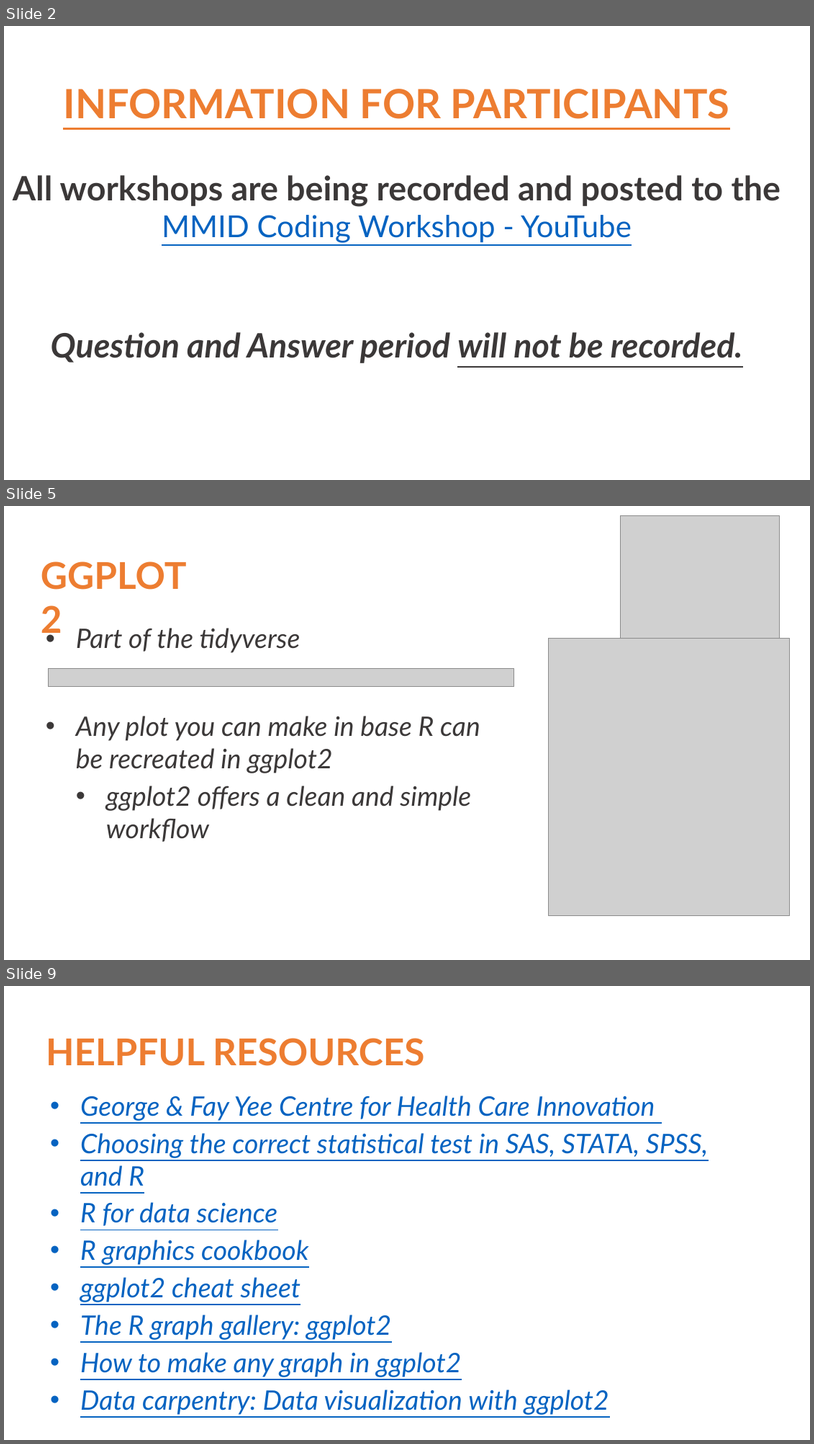
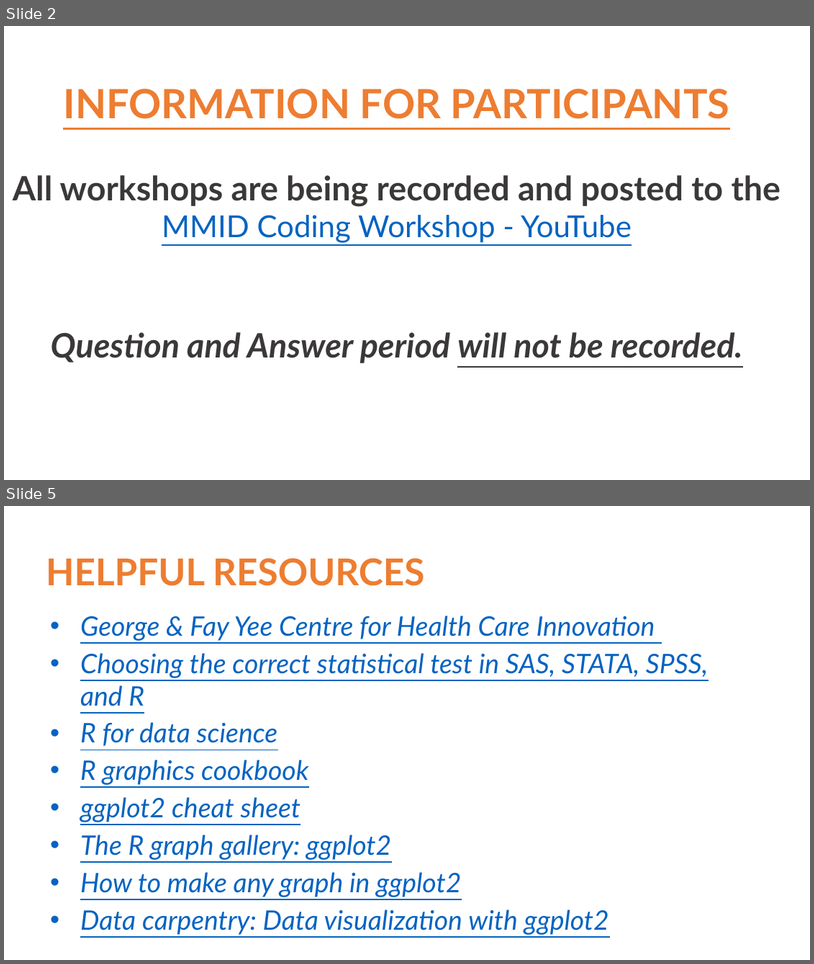
Before and after one commit to sam-a-lee/mmid_ggplot_workship, a slide deck: 2022-01-10_MMID_slides.pptx. Shown one above the other, each under a label of ours: slides 2, 5 and 9 before the commit, slides 2 and 5 after it; the slides between them are not shown. The pictures are 814x1444 and 814x964 pixels, drawn with LibreOffice and Linux fonts; fonts in the diff are those of the drawing; grey boxes stand for pictures. Boxes give left, top, right and bottom in pixels: in the first picture for what was removed or moved away, otherwise in the second. Text is boxed around its words. In the diff, an @@ line names an element or a change of style, - is before the commit and + after.

```diff
--- a/2022-01-10_MMID_slides.pptx
+++ b/2022-01-10_MMID_slides.pptx
@@ slide 5 removed at bbox=[4, 506, 810, 960], background #FFFFFF @@
@@ picture removed at bbox=[621, 515, 780, 698] @@
@@ text removed at bbox=[76, 628, 301, 653] @@
-• Part of the tidyverse
@@ picture removed at bbox=[549, 638, 790, 915] @@
@@ picture removed at bbox=[48, 668, 514, 686] @@
@@ text removed at bbox=[76, 716, 481, 842] @@
-• Any plot you can make in base R can be recreated in ggplot2
-  • ggplot2 offers a clean and simple workflow
@@ text removed at bbox=[106, 785, 191, 811] @@
-GGPLOT2
@@ what was slide 9 is now slide 5 @@
```
Also in this commit, not shown: 2 slides changed, 3 other slides removed.
